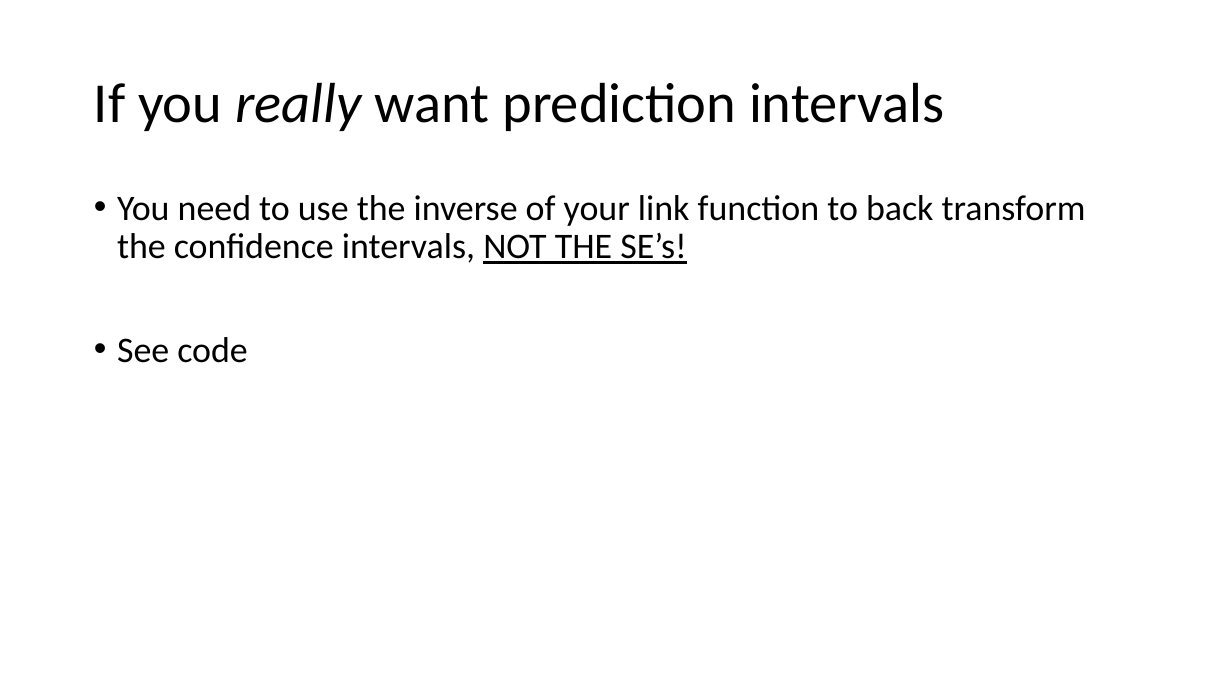
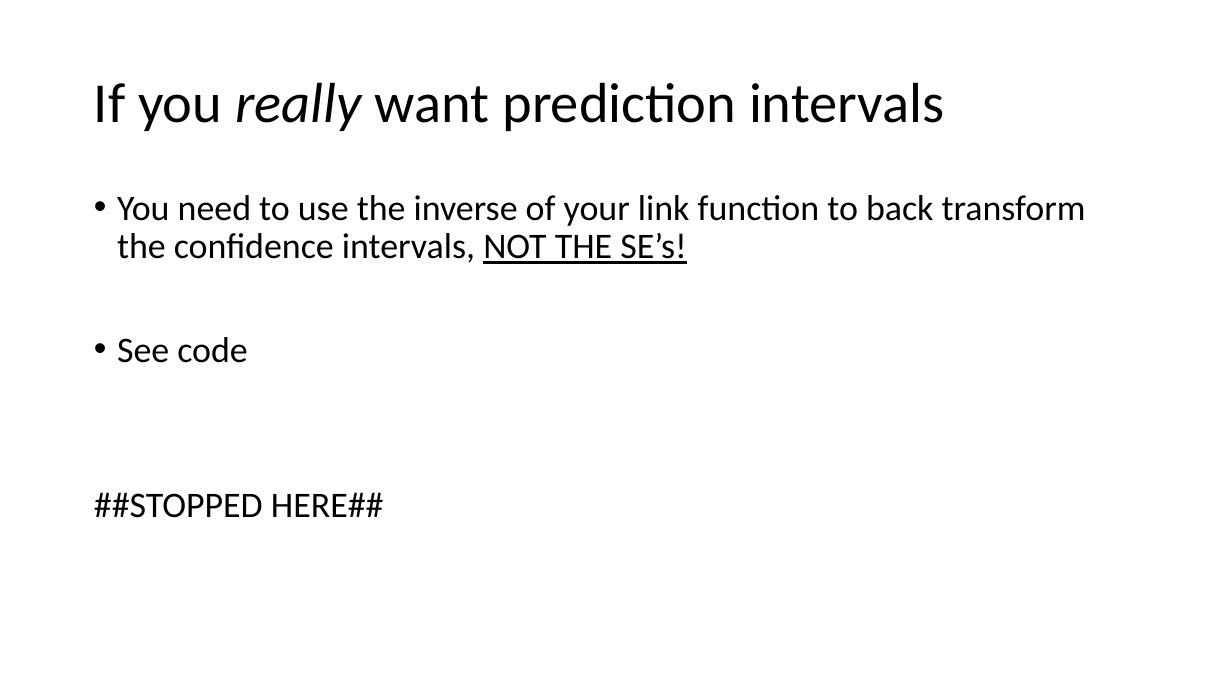
Before and after one commit to VTQuantMethodsEEB/klangwig, a slide deck: slide 31 of lectures/week_10_glms/le10_glms.pptx. Drawn at 1232x693 pixels with LibreOffice and Linux fonts; fonts in the diff are those of the drawing. Boxes give left, top, right and bottom in pixels: in the first picture for what was removed or moved away, otherwise in the second. Text is boxed around its words. In the diff, an @@ line names an element or a change of style, - is before the commit and + after.

```diff
--- a/lectures/week_10_glms/le10_glms.pptx
+++ b/lectures/week_10_glms/le10_glms.pptx
@@ text at (x1=94, y1=492, x2=384, y2=518): paragraph added @@
+##STOPPED HERE##
```
Also in this commit, not shown: 1 other slide changed, 2 other files.
